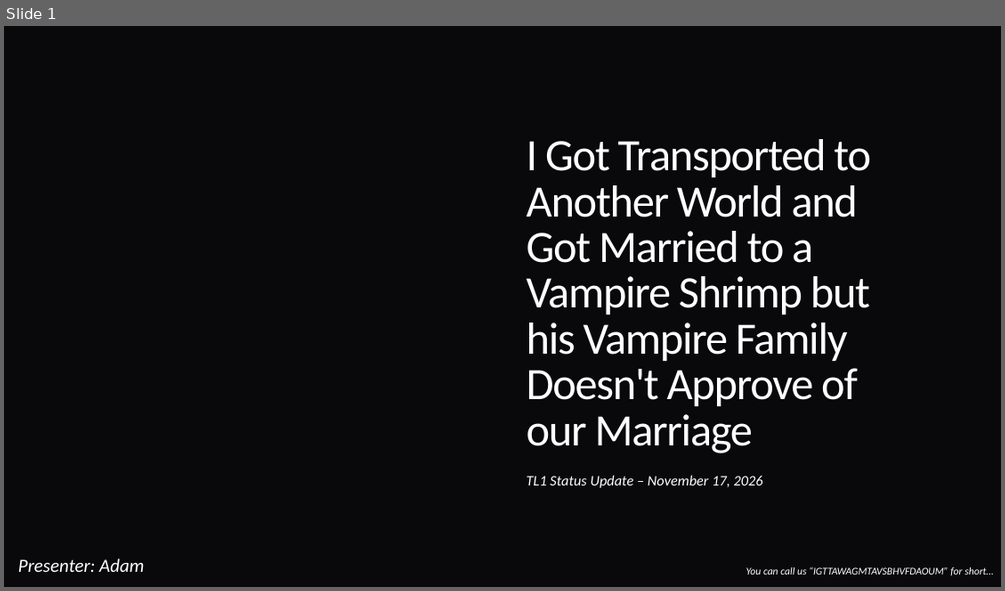
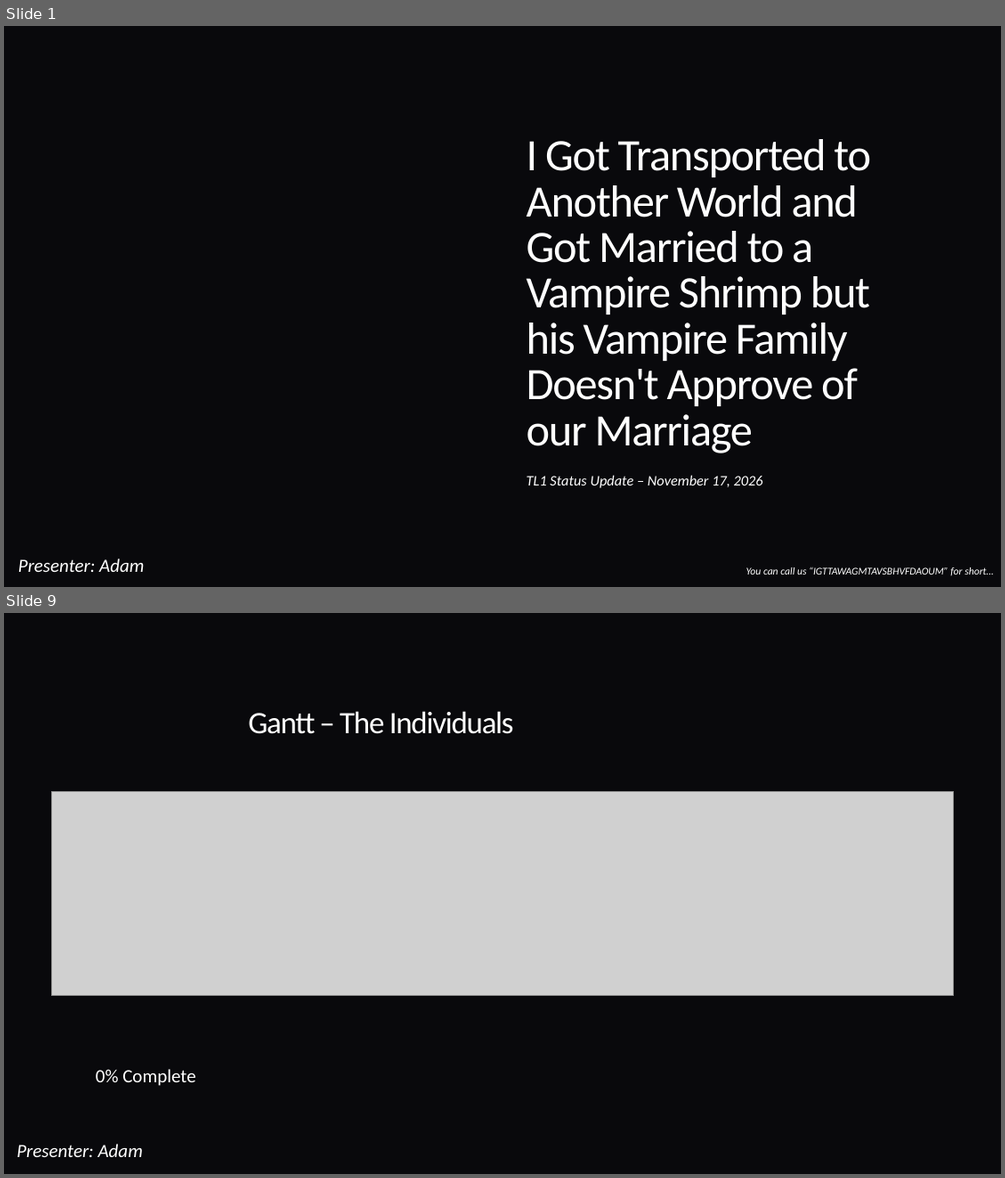
Before and after one commit to programDraconic/IGTTAWAGMTAVSBHVFDAOUM, a slide deck: docs/presentations/TL1-SA/C3383 TL1 STATUS UPDATE 20261117.pptx. Shown one above the other, each under a label of ours: slide 1 before the commit, slides 1 and 9 after it; the slides between them are not shown. The pictures are 1005x591 and 1005x1178 pixels, drawn with LibreOffice and Linux fonts; fonts in the diff are those of the drawing; grey boxes stand for pictures; background and template pictures are left out. Boxes give left, top, right and bottom in pixels: in the first picture for what was removed or moved away, otherwise in the second. Text is boxed around its words. In the diff, an @@ line names an element or a change of style, - is before the commit and + after.

```diff
--- a/docs/presentations/TL1-SA/C3383 TL1 STATUS UPDATE 20261117.pptx
+++ b/docs/presentations/TL1-SA/C3383 TL1 STATUS UPDATE 20261117.pptx
@@ slide 9 added at [4,613,1001,1174], background #09090C @@
@@ title added at [248,711,514,734], 30 pt, text #FFFFFF @@
+Gantt – The Individuals
@@ picture added at [52,792,954,996] @@
@@ text added at [96,1069,195,1086], 18 pt, text #FFFFFF @@
+0% Complete
@@ text added at [16,1143,143,1157], 18 pt, text #FFFFFF, italic @@
+Presenter: Adam
```
Also in this commit, not shown: 2 slides changed, 13 other slides added, 37 slides removed, 2 other files.
